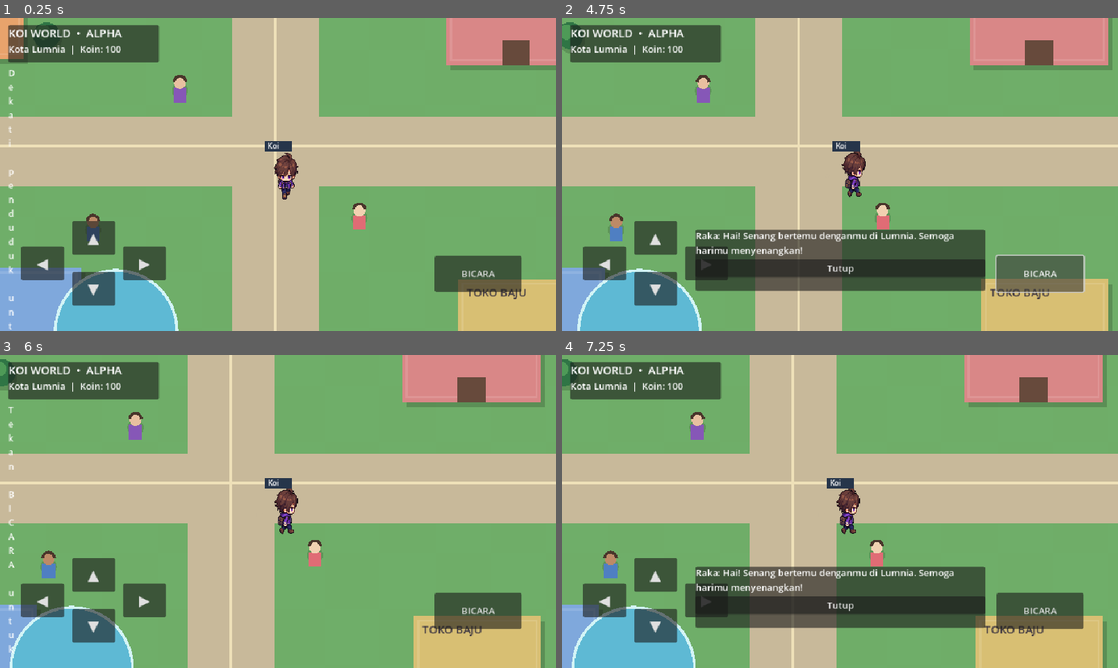
Above: before the commit, frames 1-4 (two rows, left to right).
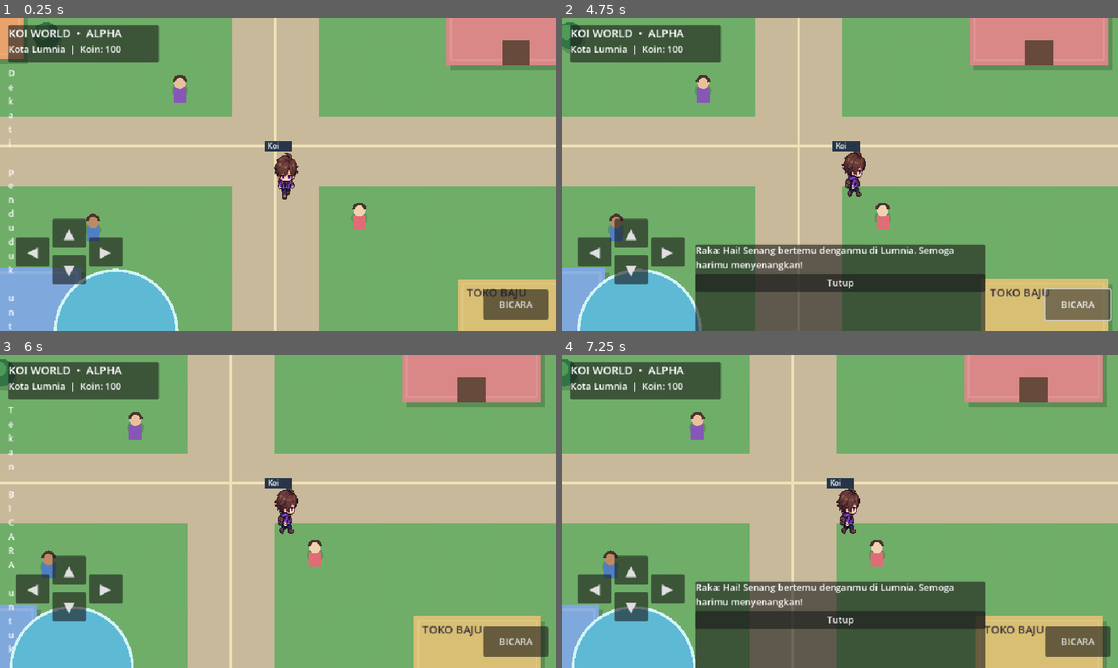
Above: after the commit, the same moments.

Repository: koi-v2/Worldwar
Game: Godot game, scene res://scenes/main.tscn
Same seed, same stepped clock (60 frames per second), same inputs: the game is played once before the commit and once after it.
Inputs:
- Up to frame 1 (0.25 s): no input
- Up to frame 2 (4.75 s): click "▲" at 0.5 s; click "▼" at 1.25 s; click "◀" at 2 s; click "▶" at 2.75 s; click "BICARA" at 3.5 s; tap Enter at 4.25 s; hold Right from 4.28 s (still down); hold E from 4.28 s (still down)
- Up to frame 3 (6 s): release Right at 5.03 s; release E at 5.03 s; hold Down 5.03-5.75 s; tap Enter at 5.1 s; click "Tutup" at 5.75 s
- Up to frame 4 (7.25 s): tap Space at 6.5 s; hold Right from 6.53 s (still down); hold E from 6.53 s (still down)

The runs differ from the first frame. In frame 1, 6.5% of the frame differs, in the area x 2-99%, y 64-97%; in frame 2, 21%, in the area x 2-99%, y 64-100%; in frame 3, 6.5%; in frame 4, 20%.

Commit message:
Make Koi World touch UI responsive across screen sizes

Diff:
--- a/aoi_native/scripts/main.gd
+++ b/aoi_native/scripts/main.gd
@@ -23,6 +23,11 @@
 var coins := 100
 const SAVE_PATH := "user://koi_world_save.cfg"
 var autosave_timer := 0.0
+var hud_canvas: CanvasLayer
+var dialogue_canvas: CanvasLayer
+var dialogue_panel: PanelContainer
+var talk_button: Button
+var direction_buttons: Dictionary = {}
 
 func _ready() -> void:
 	if ResourceLoader.exists(KOI_TEXTURE_PATH):
@@ -30,6 +35,8 @@
 	_load_game()
 	_build_hud()
 	_build_dialogue_ui()
+	_layout_ui()
+	get_viewport().size_changed.connect(_layout_ui)
 	_update_camera(1.0)
 	queue_redraw()
 
@@ -119,16 +126,14 @@
 		proximity_label.visible = not dialogue_open
 
 func _build_dialogue_ui() -> void:
-	var canvas := get_node_or_null("DialogueLayer") as CanvasLayer
-	if canvas == null:
-		canvas = CanvasLayer.new()
-		canvas.name = "DialogueLayer"
-		add_child(canvas)
+	var canvas := CanvasLayer.new()
+	canvas.name = "DialogueLayer"
+	add_child(canvas)
+	dialogue_canvas = canvas
 	var panel := PanelContainer.new()
 	panel.name = "DialoguePanel"
-	panel.position = Vector2(230, 365)
-	panel.size = Vector2(500, 105)
 	panel.visible = false
+	dialogue_panel = panel
 	canvas.add_child(panel)
 	var box := VBoxContainer.new()
 	panel.add_child(box)
@@ -140,10 +145,9 @@
 	close_button.text = "Tutup"
 	close_button.pressed.connect(_close_npc_dialogue)
 	box.add_child(close_button)
-	var talk_button := Button.new()
+	talk_button = Button.new()
 	talk_button.text = "BICARA"
-	talk_button.position = Vector2(750, 410)
-	talk_button.size = Vector2(150, 62)
+	talk_button.custom_minimum_size = Vector2(112, 52)
 	talk_button.pressed.connect(_open_npc_dialogue)
 	canvas.add_child(talk_button)
 
@@ -235,8 +239,9 @@
 	draw_arc(pos + Vector2(0, -10), 10, PI, TAU, 20, Color("#49352b"), 5.0)
 
 func _build_hud() -> void:
-	var canvas := CanvasLayer.new()
-	add_child(canvas)
+	hud_canvas = CanvasLayer.new()
+	add_child(hud_canvas)
+	var canvas := hud_canvas
 	var panel := PanelContainer.new()
 	panel.position = Vector2(14, 12)
 	panel.custom_minimum_size = Vector2(260, 64)
@@ -265,9 +270,35 @@
 func _create_direction_button(canvas: CanvasLayer, caption: String, direction: String, offset: Vector2) -> void:
 	var button := Button.new()
 	button.text = caption
-	button.position = Vector2(24, 350) + offset
-	button.size = Vector2(74, 58)
+	button.size = Vector2(64, 54)
+	direction_buttons[direction] = {"button": button, "offset": offset}
 	button.add_theme_font_size_override("font_size", 25)
 	button.button_down.connect(func(): held_directions[direction] = true)
 	button.button_up.connect(func(): held_directions.erase(direction))
 	canvas.add_child(button)
+
+
+func _layout_ui() -> void:
+	var view_size := get_viewport_rect().size
+	if view_size.x <= 0.0 or view_size.y <= 0.0:
+		return
+	# Keep the HUD and controls usable on both portrait phones and landscape screens.
+	if hud_canvas != null:
+		var proximity := hud_canvas.get_node_or_null("Label") as Label
+		if proximity != null:
+			proximity.position = Vector2(14, 82)
+			proximity.size = Vector2(maxf(140.0, view_size.x - 28.0), 44)
+		var base := Vector2(18, view_size.y - 194)
+		for key in direction_buttons:
+			var item: Dictionary = direction_buttons[key]
+			var button: Button = item["button"]
+			var offset: Vector2 = item["offset"]
+			button.position = base + offset * 0.72
+			button.size = Vector2(58, 50)
+	if dialogue_panel != null:
+		var panel_width := minf(500.0, view_size.x - 24.0)
+		dialogue_panel.position = Vector2((view_size.x - panel_width) / 2.0, maxf(90.0, view_size.y - 150.0))
+		dialogue_panel.size = Vector2(panel_width, 125)
+	if talk_button != null:
+		talk_button.position = Vector2(maxf(12.0, view_size.x - 126.0), view_size.y - 72.0)
+		talk_button.size = Vector2(112, 52)
